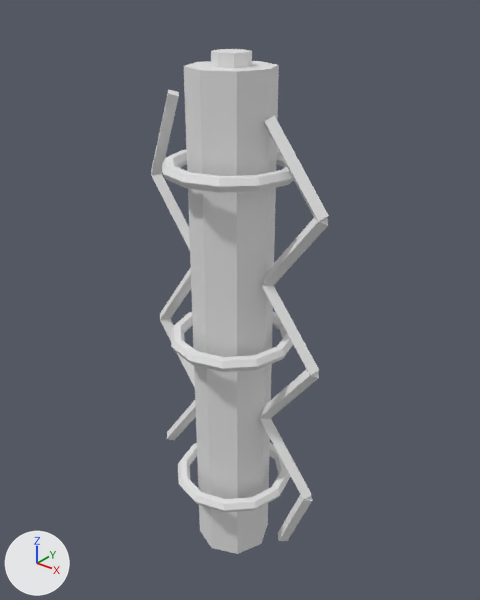
A saved change to the FBX model assets/models/NeonStick.fbx.
One viewpoint serves both versions: a camera (50 mm lens) standing at (0.652, -0.795, 0.566) and looking at (-0.007, 0.029, 0.056). Lighting does not change. The marker at lower left points along +X, +Y and +Z. The first picture is the older version. Where no turn or scale is listed for an object, it has been applied to the vertices. Vertices at exactly the same position are counted once.

In view in the first picture: 'NeonStick'.
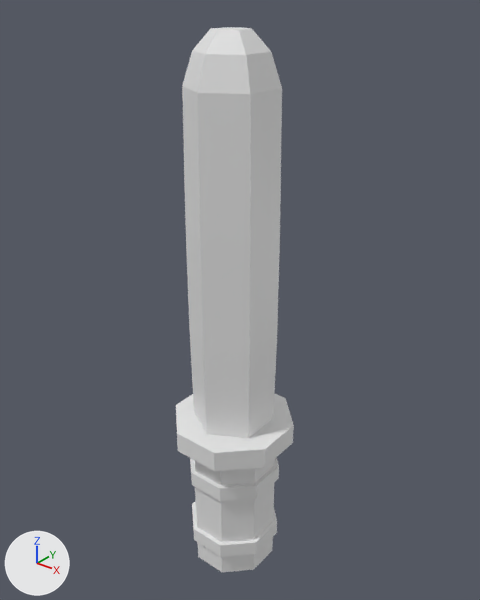
Changed parts and their boxes [x1, y1, x2, y2] in the pictures (480 x 600 px):
'NeonStick', reshaped (34% narrower, 8% taller): before [151, 49, 329, 554]; after [176, 27, 294, 572]
part 1 of me_neonstick_obj, rebuilt (17% shorter): before [184, 61, 279, 554]; after [182, 27, 282, 438]
part 2 of me_neonstick_obj, added: after [176, 394, 294, 572]
part 3 of me_neonstick_obj, deleted: before [151, 90, 294, 513]
part 4 of me_neonstick_obj, deleted: before [211, 49, 329, 541]

The change, as a diff of the scene's bpy script:
```diff
--- a/assets/models/NeonStick.fbx.py
+++ b/assets/models/NeonStick.fbx.py
@@ me_neonstick_obj @@
 # used by ob_neonstick; location = (0.0, 0.0, 0.0)
-me_neonstick_obj.from_pydata(...)  # 324 vertices, 302 faces; spans x -0.181..0.181, y -0.112..0.112, z -0.47..0.47
+me_neonstick_obj.from_pydata(...)  # 148 vertices, 138 faces; spans x -0.106..0.106, y -0.106..0.106, z -0.5..0.5
+# me_neonstick_obj part 1: the loose piece of 16 vertices spanning x -0.07..0.07, y -0.07..0.07, z -0.45..0.45 is rebuilt with 36 vertices and now spans x -0.068..0.068, y -0.078..0.078, z -0.17..0.5
+# me_neonstick_obj part 2: a new loose piece of 112 vertices spanning x -0.106..0.106, y -0.106..0.106, z -0.5..-0.17, in mat_tier (white #e7e7e7)
+# me_neonstick_obj part 3: 7 loose pieces with 254 vertices, spanning x -0.181..0.112, y -0.112..0.112, z -0.31..0.404, are deleted
+# me_neonstick_obj part 4
+# 54 vertices are removed from x -0.03..0.181, y -0.03..0.03, z -0.47..0.47
+# 46 faces are deleted
 me_neonstick_obj.materials.append(mat_tier)
```
